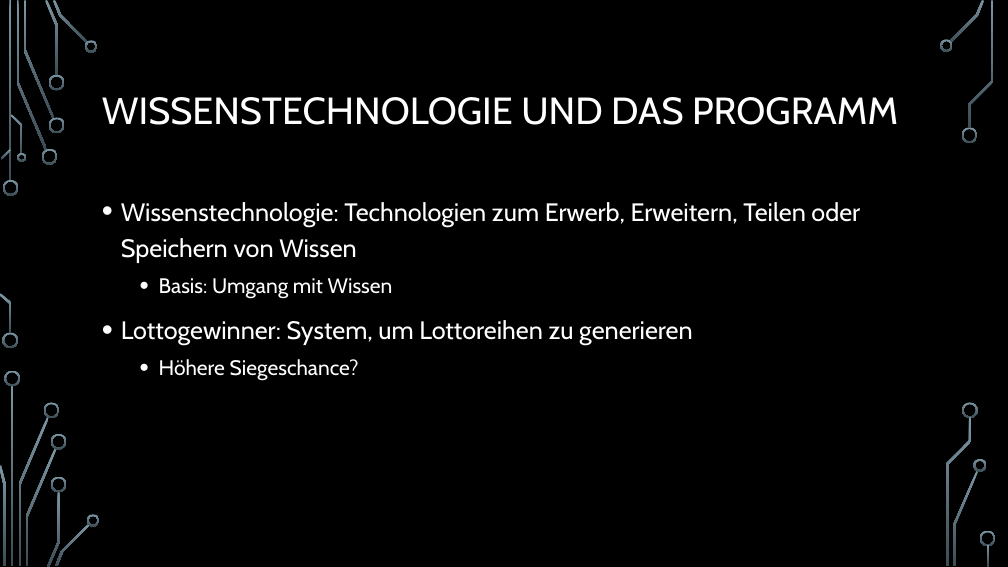
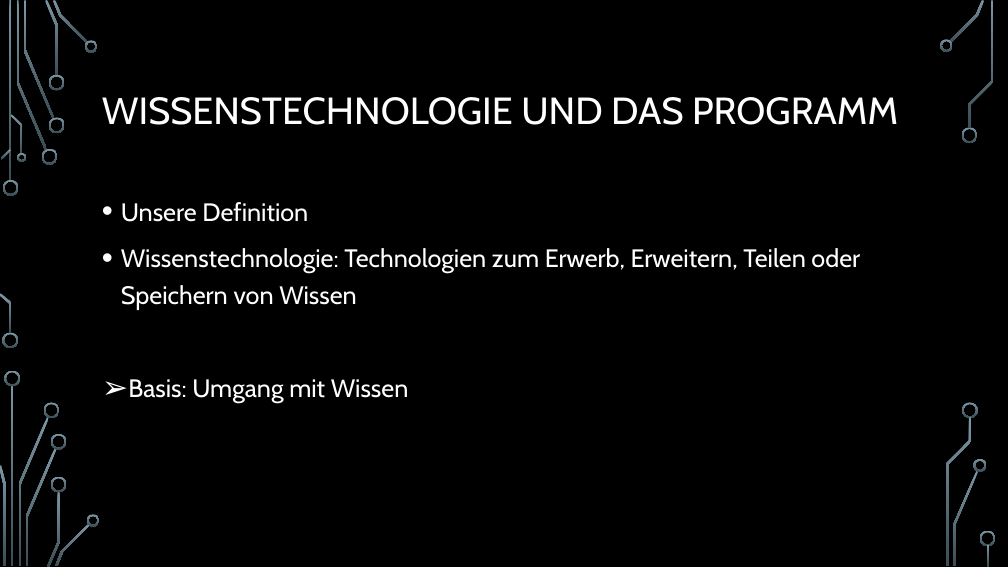
Before and after one commit to I4-Projektseminar-HHU-2017/i4-projekt-wissenstechnologien-lottogewinner-1, a slide deck: slide 4 of LottogewinnerPräsentation.pptx. Drawn at 1008x567 pixels with LibreOffice and Linux fonts; fonts in the diff are those of the drawing; background and template pictures are left out. Boxes give left, top, right and bottom in pixels: in the first picture for what was removed or moved away, otherwise in the second. Text is boxed around its words. In the diff, an @@ line names an element or a change of style, - is before the commit and + after.

```diff
--- a/LottogewinnerPräsentation.pptx
+++ b/LottogewinnerPräsentation.pptx
@@ text at [121,202,308,222]: paragraph added @@
+• Unsere Definition
@@ text at [121,320,692,381]: paragraphs removed @@
-• Lottogewinner: System, um Lottoreihen zu generieren
-  • Höhere Siegeschance?
@@ text at [128,379,409,403]: size 20 to 24 pt in "Basis: Umgang mit Wissen"; bullet • to ➢; list level 2 to 1 in "Basis: Umgang mit Wissen" @@
```
Also in this commit, not shown: 4 other slides changed, 1 slide added.
